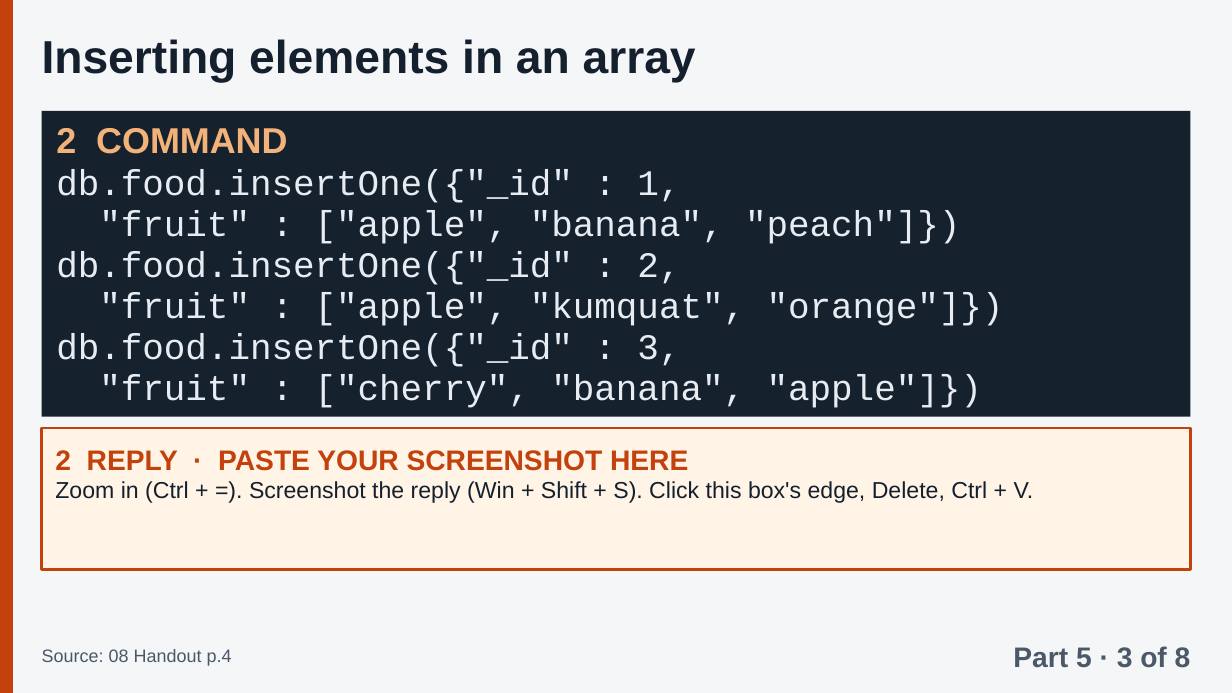
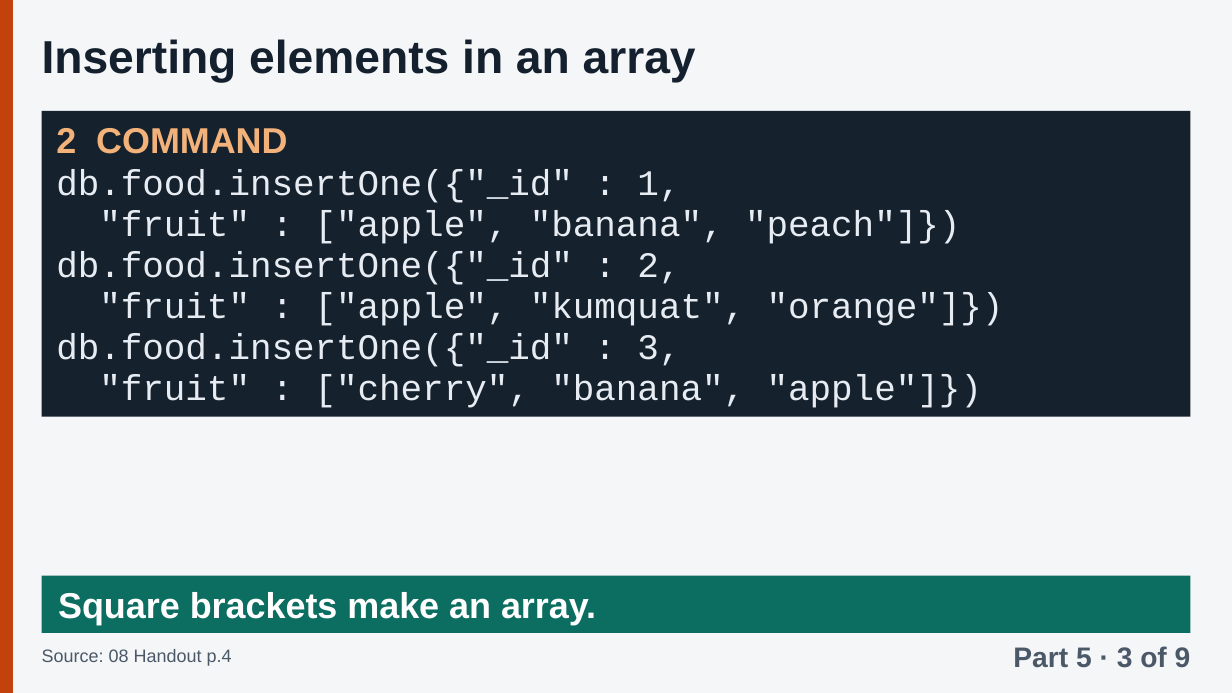
Before and after one commit to Tiredicey/ADBS, a slide deck: slide 61 of 02_GROUP_DECK/ADBS_GROUP_DECK.pptx (slide 59 before the commit). Drawn at 1232x693 pixels with LibreOffice and Linux fonts; fonts in the diff are those of the drawing. Boxes give left, top, right and bottom in pixels: in the first picture for what was removed or moved away, otherwise in the second. Text is boxed around its words. In the diff, an @@ line names an element or a change of style, - is before the commit and + after.

```diff
--- a/02_GROUP_DECK/ADBS_GROUP_DECK.pptx
+++ b/02_GROUP_DECK/ADBS_GROUP_DECK.pptx
@@ rectangle "Square brackets make an array.": place and size @@
-rectangle "Square brackets make an array." at <box>42,428,1190,569</box>
+rectangle "Square brackets make an array." at <box>42,576,1190,633</box>
@@ rectangle "Square brackets make an array." at <box>42,576,1190,633</box>: vertical alignment top to middle; fill #FFF4E5 to #0B6E61; outline #C2410C 2 pt to none @@
@@ text in rectangle at <box>58,592,596,625</box>: text changed; size 18 to 28 pt; text colour #14202E to #FFFFFF; bold on @@
-2 REPLY · PASTE YOUR SCREENSHOT HERE
-Zoom in (Ctrl + =). Screenshot the reply (Win + Shift + S). Click this box's edge, Delete, Ctrl + V.
+Square brackets make an array.
@@ text at <box>1013,646,1191,668</box>: text changed @@
-Part 5 · 3 of 8
+Part 5 · 3 of 9
```
Also in this commit, not shown: 52 other slides changed, 4 slides added, 1 slide removed, 3 other files.
